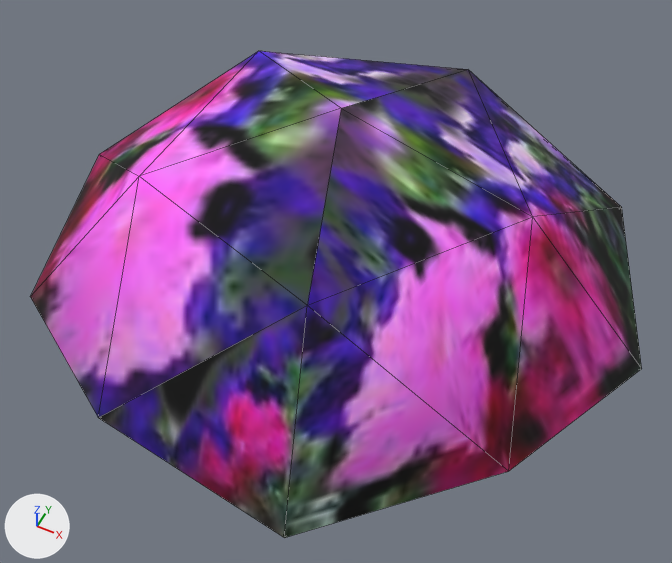
The OBJ model models/missile3.obj: old version first, new version second.
Camera for both pictures: a 50 mm lens placed at (1.19, -2.52, 3.39), pointed at (-0.03, -0.09, 0.35). Lighting does not change. The marker at lower left points along +X, +Y and +Z. Mesh edges are drawn as thin lines. Where no turn or scale is listed for an object, it has been applied to the vertices.

The older version as bpy lines, for what is in view:
```python
me_icosphere = bpy.data.meshes.new('Icosphere')
me_icosphere.from_pydata(...)  # 77 vertices, 140 faces; spans x -1.28..1.28, y -1.29..1.21, z -0.57..1.25
me_icosphere.materials.append(mat_none)  # picture img_petunias_png
# before: 6 (0.38, -1.29, 0.44) at pixel (284, 537), 9 (0.38, 1.21, 0.44), 10 (1.28, -0.04, 0.44) at pixel (641, 368), 32 (0.98, -0.77, 0.56) at pixel (508, 471), 34 (-1.28, -0.04, 0.56) at pixel (99, 154)
ob_icosphere = bpy.data.objects.new('Icosphere', me_icosphere)
ob_icosphere.location = (0.0, 0.0, 0.0)
```
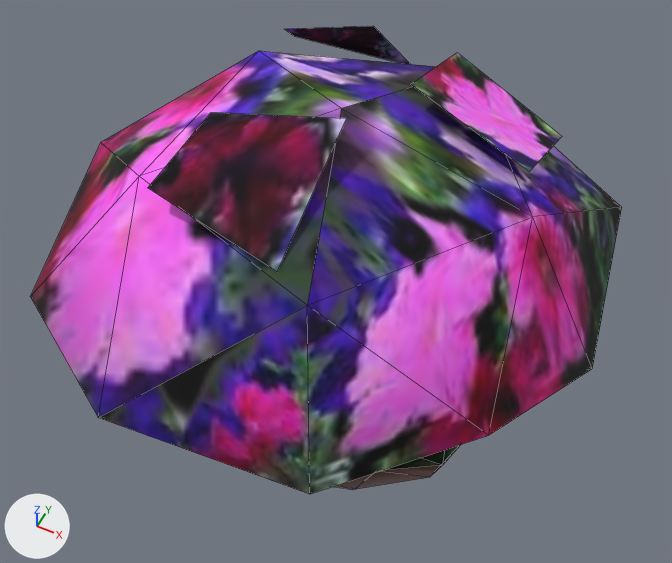
Scene script edits in JSON lines:
```json
{"block": "me_icosphere", "where": "# used by ob_icosphere; location = (0.0, 0.0, 0.0)"}
{"block": "me_icosphere", "where": "# verts and faces of me_icosphere; kept vertices keep their numbers, new ones are numbered from 77"}
{"op": "remove", "block": "me_icosphere", "code": "me_icosphere.from_pydata(...)  # 77 vertices, 140 faces; spans x -1.28..1.28, y -1.29..1.21, z -0.57..1.25"}
{"op": "add", "block": "me_icosphere", "code": "me_icosphere.from_pydata(...)  # 89 vertices, 143 faces; spans x -1.25..1.11, y -1.22..1.15, z -0.57..1.32"}
{"block": "me_icosphere", "change": "me_icosphere part 1"}
{"op": "add", "block": "me_icosphere", "code": "verts[6] = (0.38, -1.1, 0.44)  # moved, pixel (309, 494)"}
{"op": "add", "block": "me_icosphere", "code": "verts[9] = (0.38, 1.09, 0.44)  # moved"}
{"op": "add", "block": "me_icosphere", "code": "verts[10] = (1.11, -0.04, 0.34)  # moved, pixel (592, 368)"}
{"op": "add", "block": "me_icosphere", "code": "verts[32] = (0.89, -0.77, 0.72)  # moved, pixel (488, 435)"}
{"op": "add", "block": "me_icosphere", "code": "verts[34] = (-1.25, -0.04, 0.64)  # moved, pixel (100, 142)"}
{"op": "add", "block": "me_icosphere", "code": "verts[77] = (-0.62, 0.58, 1.06)  # pixel (283, 28)"}
{"op": "add", "block": "me_icosphere", "code": "verts[78] = (-0.25, 0.73, 1.1)  # pixel (373, 25)"}
{"op": "add", "block": "me_icosphere", "code": "verts[79] = (-0.73, 0.87, 0.82)  # pixel (294, 36)"}
{"op": "add", "block": "me_icosphere", "code": "verts[80] = (-0.16, 1.01, 0.73)"}
{"op": "add", "block": "me_icosphere", "code": "verts[81] = (0.13, 0.23, 1.24)  # pixel (410, 84)"}
{"op": "add", "block": "me_icosphere", "code": "verts[82] = (0.68, 0.06, 1.14)  # pixel (529, 171)"}
{"op": "add", "block": "me_icosphere", "code": "verts[83] = (0.17, 0.65, 1.13)  # pixel (457, 52)"}
{"op": "add", "block": "me_icosphere", "code": "verts[84] = (0.66, 0.68, 0.85)  # pixel (562, 136)"}
{"op": "add", "block": "me_icosphere", "code": "verts[85] = (-0.52, -0.6, 1.12)  # pixel (147, 187)"}
{"op": "add", "block": "me_icosphere", "code": "verts[86] = (0.05, -0.69, 1.05)  # pixel (277, 271)"}
{"op": "add", "block": "me_icosphere", "code": "verts[87] = (-0.52, -0.16, 1.15)  # pixel (211, 112)"}
{"op": "add", "block": "me_icosphere", "code": "verts[88] = (0.05, -0.16, 1.32)  # pixel (346, 118)"}
{"op": "add", "block": "me_icosphere", "code": "faces += [(77, 78, 80, 79), (81, 82, 84, 83), (85, 86, 88, 87)]"}
```

Location of each change, (x1, y1, x2, y2) in pixels of the pictures (672 x 563 px):
```json
{"object": "Icosphere", "change": "reshaped", "before": [31, 51, 642, 538], "after": [31, 26, 622, 494]}
{"part": 1, "of": "me_icosphere", "change": "built on", "before": [36, 54, 642, 538], "after": [36, 26, 622, 494]}
```
